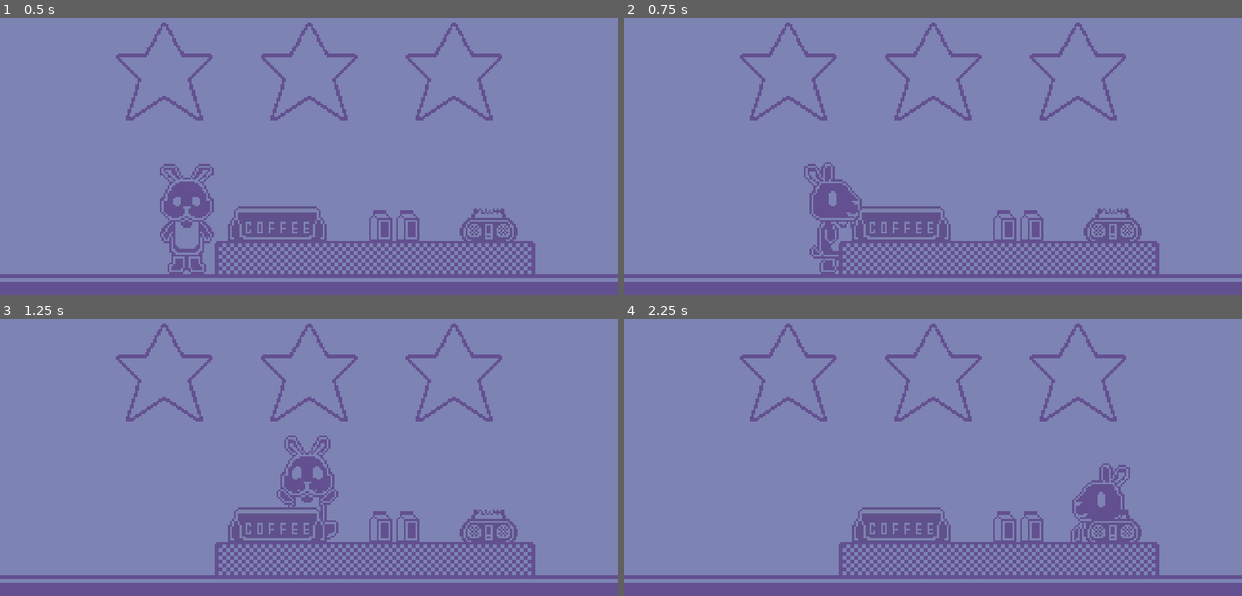
Above: before the commit, frames 1-4 (two rows, left to right).
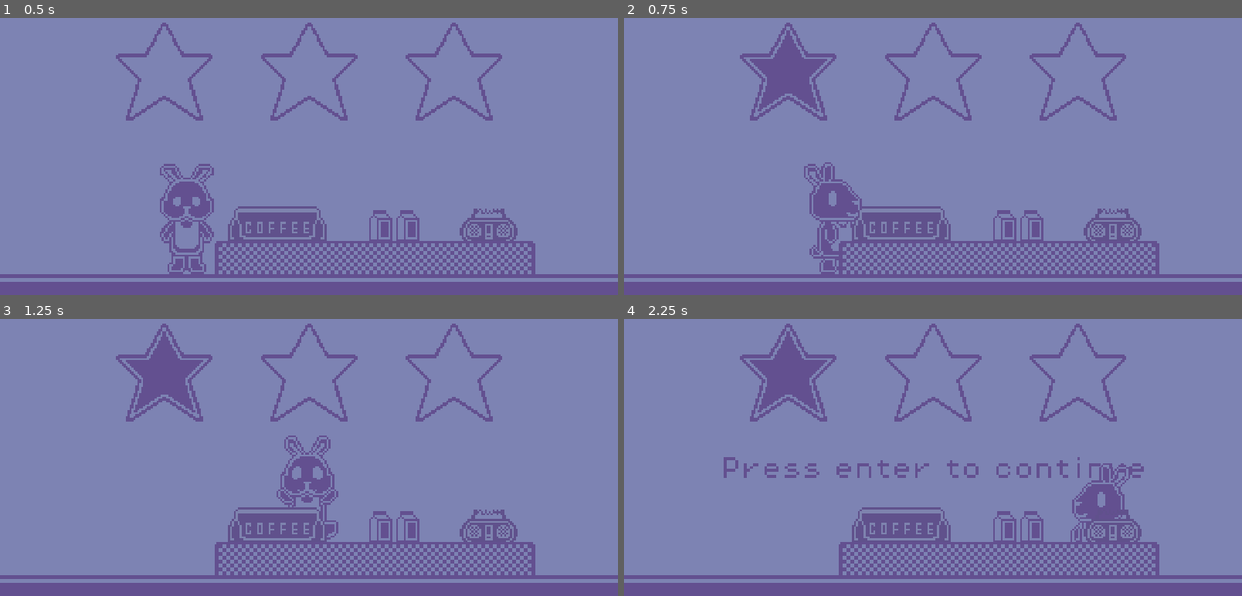
Above: after the commit, the same moments.

Repository: yndajas/1-bit-jam-2
Game: Godot game, scene res://scenes/result.tscn
Two runs of this game, one before a commit and one after it. Both use one fixed random seed, a clock stepped at 60 frames per second and the inputs below. This scene is started directly instead of the project's main scene. Sound files missing from this copy of the repository are replaced by a short silence.
Inputs:
- Up to frame 1 (0.5 s): no input
- Up to frame 2 (0.75 s): tap Enter (start_game) at 0.5 s; hold Right (move_right) from 0.53 s (still down); hold Z (interact) from 0.53 s (still down)
- Up to frame 3 (1.25 s): keep holding Right (move_right); keep holding Z (interact); tap Space (jump) at 0.77 s
- Up to frame 4 (2.25 s): release Z (interact) at 1.28 s; tap Enter (start_game) at 1.35, 2 s; tap Space (jump) at 1.52 s; release Right (move_right) at 2.03 s; hold Left (move_left) from 2.03 s (still down); hold Z (interact) from 2.03 s (still down)

Frame 1 is identical in both runs. In frame 2, 1.6% of the frame differs, in the area x 20-33%, y 4-34%; in frame 3, 1.6%; in frame 4, 2.7%, in the area x 16-85%, y 4-58%.

Commit message:
Add continue prompt to result screen

Diff:
--- a/scenes/result.tscn
+++ b/scenes/result.tscn
@@ -1,9 +1,10 @@
-[gd_scene load_steps=11 format=3 uid="uid://bxaj3oy3e0w3t"]
+[gd_scene load_steps=12 format=3 uid="uid://bxaj3oy3e0w3t"]
 
 [ext_resource type="Script" path="res://scripts/result.gd" id="1_pg2s2"]
 [ext_resource type="Texture2D" uid="uid://c2hjytehg803c" path="res://assets/images/sprites/star_empty.png" id="2_y2rgw"]
 [ext_resource type="Texture2D" uid="uid://dkgcyahqqjh6g" path="res://assets/images/sprites/star_filled.png" id="3_v8q2n"]
 [ext_resource type="AudioStream" uid="uid://bx1avivx6f2dj" path="res://assets/audio/sfx/star_fill.wav" id="4_dpymb"]
+[ext_resource type="Theme" uid="uid://xerbaooedi4j" path="res://assets/themes/theme.tres" id="5_l43c4"]
 [ext_resource type="PackedScene" uid="uid://bm1y41plkax3g" path="res://scenes/player.tscn" id="5_p0gf4"]
 [ext_resource type="PackedScene" uid="uid://qlwknee2gfdj" path="res://scenes/ground_floor.tscn" id="6_ltlry"]
 [ext_resource type="Texture2D" uid="uid://crwi0244e411l" path="res://assets/images/sprites/counter.png" id="7_d2nxr"]
@@ -54,6 +55,21 @@
 [node name="SfxPlayer" type="AudioStreamPlayer" parent="StarFillTimer"]
 stream = ExtResource("4_dpymb")
 
+[node name="ContinuePrompt" type="RichTextLabel" parent="."]
+visible = false
+offset_left = 95.5
+offset_top = 216.0
+offset_right = 544.5
+offset_bottom = 240.0
+theme = ExtResource("5_l43c4")
+theme_override_colors/default_color = Color(0.388235, 0.313726, 0.564706, 1)
+bbcode_enabled = true
+text = "[center]Press enter to continue"
+
+[node name="Timer" type="Timer" parent="ContinuePrompt"]
+wait_time = 0.5
+one_shot = true
+
 [node name="Player" parent="." instance=ExtResource("5_p0gf4")]
 position = Vector2(193, 274)
 
@@ -85,3 +101,4 @@
 texture = ExtResource("10_n3w0s")
 
 [connection signal="timeout" from="StarFillTimer" to="." method="_on_star_fill_timer_timeout"]
+[connection signal="timeout" from="ContinuePrompt/Timer" to="." method="_on_continue_prompt_timer_timeout"]
--- a/scripts/result.gd
+++ b/scripts/result.gd
@@ -1,6 +1,8 @@
 extends Node2D
 
 var stars_filled: int = 0
+@onready var continue_prompt: RichTextLabel = $ContinuePrompt
+@onready var continue_prompt_timer: Timer = $ContinuePrompt/Timer
 @onready var filled_stars: Array[Sprite2D] = [$FilledStar0, $FilledStar1, $FilledStar2]
 @onready var sfx_player: AudioStreamPlayer = $StarFillTimer/SfxPlayer
 @onready var star_fill_timer: Timer = $StarFillTimer
@@ -8,17 +10,27 @@
 
 func _ready() -> void:
 	print_debug(Global.level_scores[Global.current_level])
-	start_timer_if_fill_needed()
+	start_timer()
 
 
-func start_timer_if_fill_needed() -> void:
-	if stars_filled < Global.level_scores[Global.current_level]:
-		var wait_time: float = 0.75 if not stars_filled else 0.5
-		star_fill_timer.start(wait_time)
+func fill_needed() -> bool:
+	return stars_filled < Global.level_scores[Global.current_level]
+
+
+func start_timer() -> void:
+	var wait_time: float = 0.75 if not stars_filled else 0.5
+	star_fill_timer.start(wait_time)
+
+
+func _on_continue_prompt_timer_timeout() -> void:
+	continue_prompt.visible = true
 
 
 func _on_star_fill_timer_timeout() -> void:
 	filled_stars[stars_filled].visible = true
 	sfx_player.play()
 	stars_filled += 1
-	start_timer_if_fill_needed()
+	if fill_needed():
+		start_timer()
+	else:
+		continue_prompt_timer.start()
